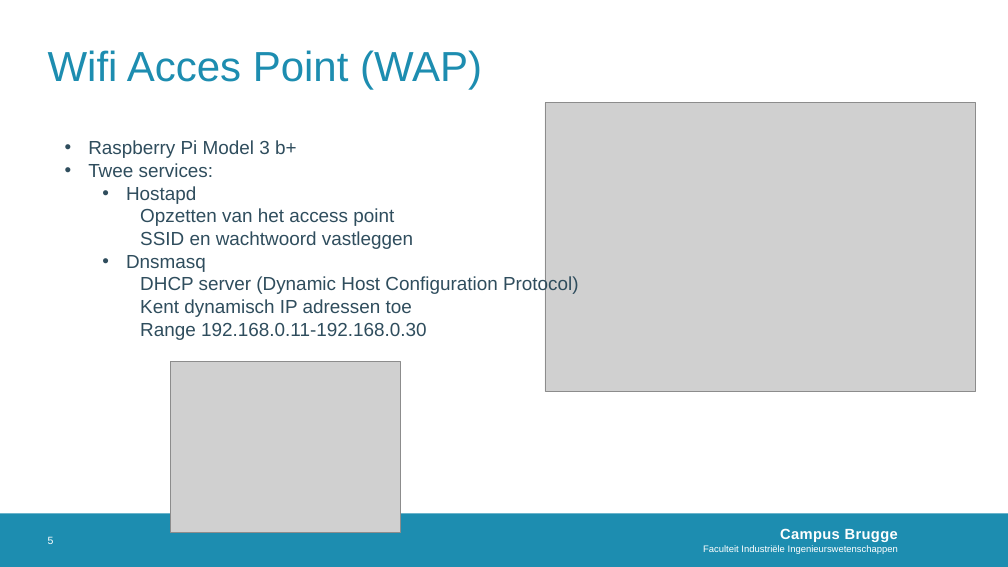
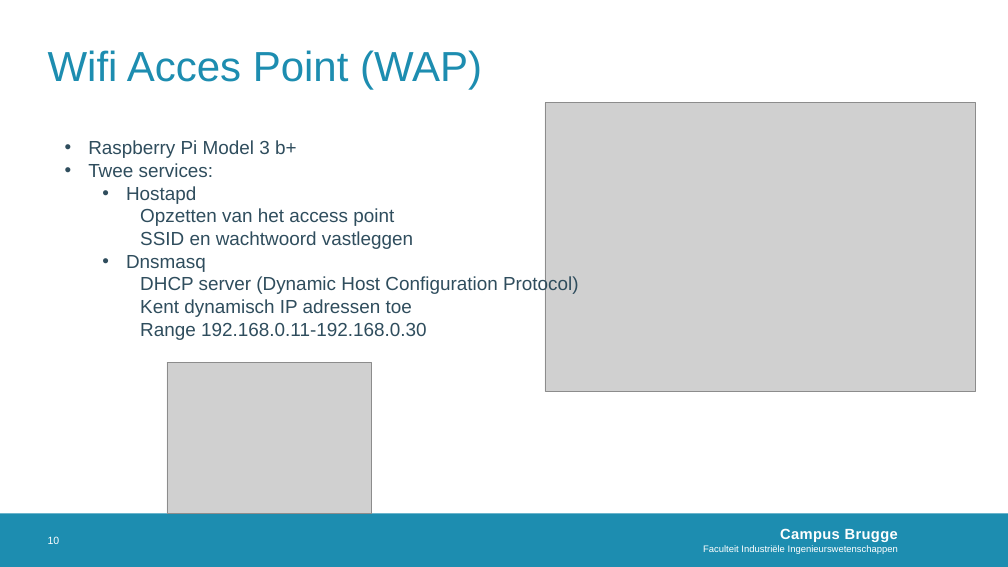
Before and after one commit to MichelDequick/E-ink-Room-Reservation-Display, a slide deck: slide 10 of Documentation/Presentatie.pptx (slide 5 before the commit). Drawn at 1008x567 pixels with LibreOffice and Linux fonts; fonts in the diff are those of the drawing; grey boxes stand for pictures; background and template pictures are left out. Boxes give left, top, right and bottom in pixels: in the first picture for what was removed or moved away, otherwise in the second. Text is boxed around its words. In the diff, an @@ line names an element or a change of style, - is before the commit and + after.

```diff
--- a/Documentation/Presentatie.pptx
+++ b/Documentation/Presentatie.pptx
@@ picture: place and size @@
-picture at (170,361,401,532)
+picture at (167,362,372,513)
@@ page number at (48,536,60,544): text changed @@
-5
+10
```
Also in this commit, not shown: 3 other slides changed, 7 slides added.
